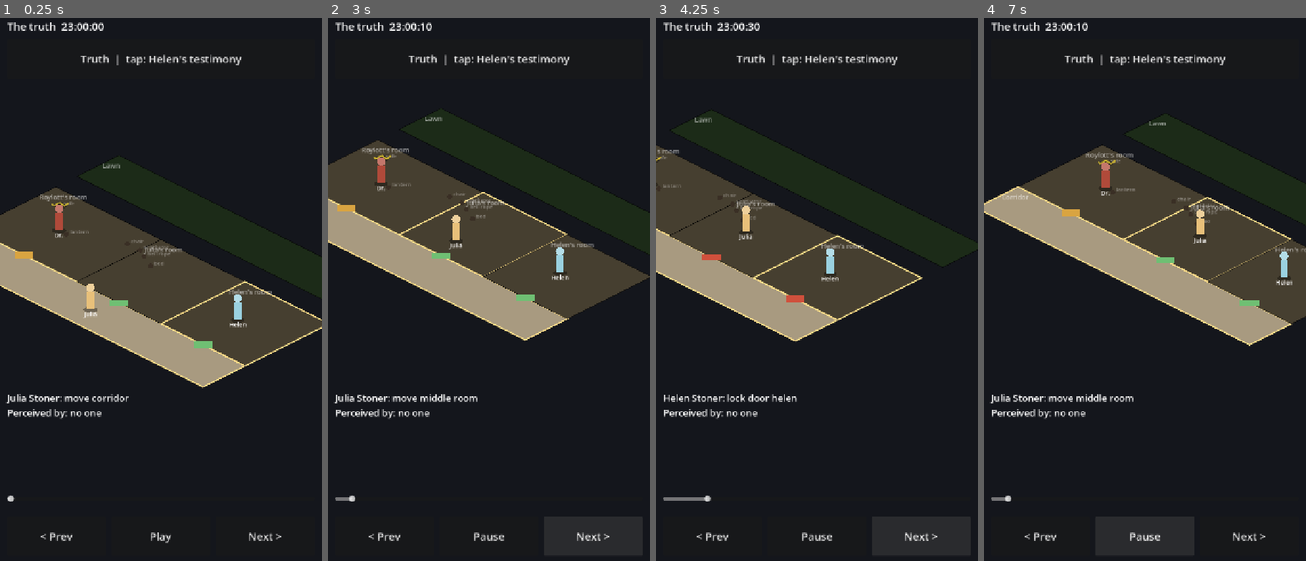
Above: before the commit, frames 1-4 (left to right).
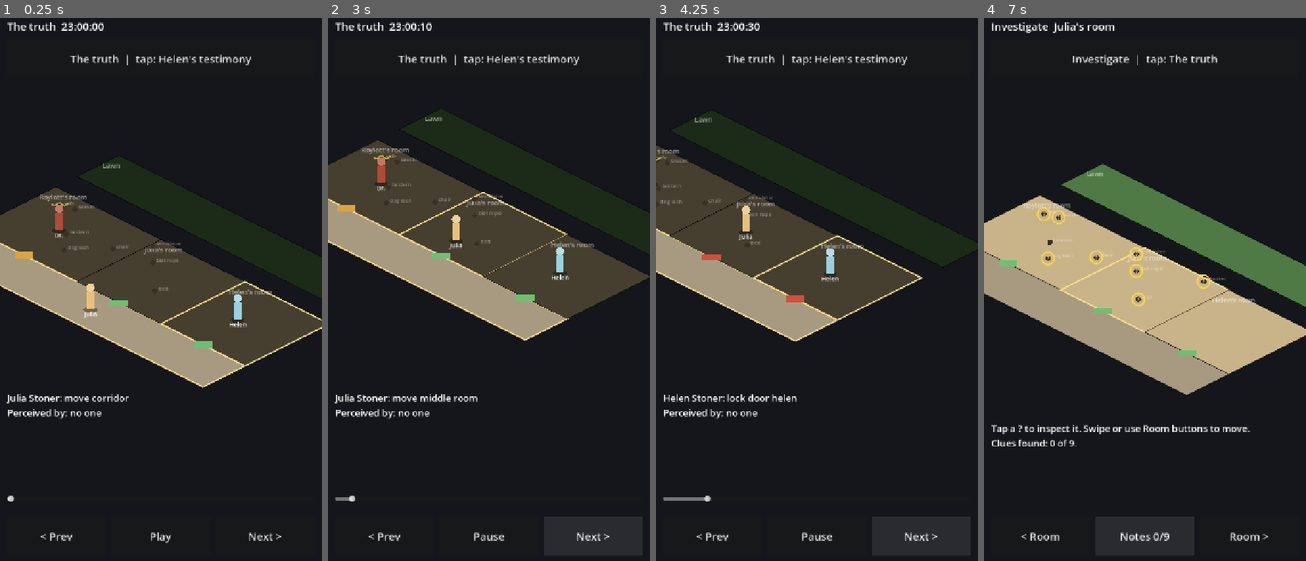
Above: after the commit, the same moments.

Repository: bsmmoon/game-4
Game: Godot game, scene res://main.tscn
The game is run twice, just before and just after one commit, with the same random seed, the same clock (stepped at 60 frames per second) and the same inputs.
Inputs (mouse positions are in pixels of both pictures, inside the frame that each line leads up to):
- Up to frame 1 (0.25 s): no input
- Up to frame 2 (3 s): click "Play" at 0.5 s; click "Pause" at 1.25 s; click "Play" at 2 s; click "Next >" at 2.75 s
- Up to frame 3 (4.25 s): click "Next >" at 3.5 s
- Up to frame 4 (7 s): click (1145, 61) at 4.25 s, where only the run before the commit has a clickable "Truth | tap: Helen's testimony"; click (1145, 61) at 5 s, where only the run before the commit has a clickable "Helen's testimony | tap: truth"; click (1145, 533) at 5.75 s, where only the run after the commit has a clickable "Notes 0/9"; click (1145, 533) at 6.5 s, where only the run after the commit has a clickable "Back"

The runs differ from the first frame. In frame 1, 0.7% of the frame differs, in the area x 21-78%, y 6-51%; in frame 2, 0.7%; in frame 3, 0.7%; in frame 4, 33%, in the area x 0-100%, y 0-97%.

Commit message:
Prototype P4: investigate mode — inspect/test objects for clues, notebook
- case.json: 9 core clues (shutters, vent, dummy rope + pull test, clamped
  bed, boot marks, safe, saucer, dog lash) via objects' inspect/tests
- src/core/investigation.gd: found clues, requires-gating (needs a second
  look), exhausted(), validate() authoring check
- view: third mode with room carousel, tap-to-inspect marks, test button,
  notebook; layout spreads objects for finger-sized taps
- tests cover the investigation core and the validator

Co-Authored-By: Claude Opus 5.5 <noreply@anthropic.com>

Diff:
--- a/cases/speckled-band/case.json
+++ b/cases/speckled-band/case.json
@@ -45,13 +45,24 @@
     { "id": "door_middle", "kind": "door", "states": { "door": "open" } },
     { "id": "door_helen", "kind": "door", "states": { "door": "open" } },
     { "id": "window_roylott", "kind": "window", "states": { "door": "closed" } },
-    { "id": "shutter_middle", "kind": "window", "states": { "door": "locked" } },
+    { "id": "shutter_middle", "kind": "window", "states": { "door": "locked" },
+      "inspect": [ { "clue": "C_shutter_barred", "requires": [] } ] },
     { "id": "window_helen", "kind": "window", "states": { "door": "locked" } },
-    { "id": "ventilator", "kind": "vent", "location": "middle_room" },
-    { "id": "bell_rope", "kind": "rope", "location": "middle_room" },
-    { "id": "bed_middle", "kind": "bed", "location": "middle_room", "states": { "clamped": true } },
-    { "id": "chair_roylott", "kind": "chair", "location": "roylott_room" },
-    { "id": "safe", "kind": "safe", "location": "roylott_room", "states": { "door": "open" } },
+    { "id": "ventilator", "kind": "vent", "location": "middle_room",
+      "inspect": [ { "clue": "C_vent_inner", "requires": [] } ] },
+    { "id": "bell_rope", "kind": "rope", "location": "middle_room",
+      "inspect": [ { "clue": "C_rope_dummy", "requires": [] } ],
+      "tests": [ { "verb": "pull", "emits": [], "reveals": "C_rope_no_bell" } ] },
+    { "id": "bed_middle", "kind": "bed", "location": "middle_room", "states": { "clamped": true },
+      "inspect": [ { "clue": "C_bed_clamped", "requires": [] } ] },
+    { "id": "chair_roylott", "kind": "chair", "location": "roylott_room",
+      "inspect": [ { "clue": "C_chair_marks", "requires": [] } ] },
+    { "id": "safe", "kind": "safe", "location": "roylott_room", "states": { "door": "open" },
+      "inspect": [ { "clue": "C_safe_iron", "requires": [] } ] },
+    { "id": "saucer", "kind": "dish", "location": "roylott_room",
+      "inspect": [ { "clue": "C_saucer_milk", "requires": [] } ] },
+    { "id": "dog_lash", "kind": "whip", "location": "roylott_room",
+      "inspect": [ { "clue": "C_lash_loop", "requires": [] } ] },
     { "id": "lantern", "kind": "lamp", "location": "roylott_room", "states": { "lit": false } }
   ],
   "actors": [
@@ -111,6 +122,26 @@
     { "id": "E23", "t": "d1 03:02:40", "actor": "roylott", "verb": "speak", "target": null, "place": "corridor",
       "emits": [ { "sense": "sound", "loudness": 3, "desc": "sends for the doctor" } ] }
   ],
+  "clues": [
+    { "id": "C_shutter_barred", "text": "The shutters are barred with a heavy iron bar. Nobody could open them from outside.",
+      "source": { "type": "inspect", "object": "shutter_middle" }, "core": true },
+    { "id": "C_vent_inner", "text": "A small ventilator opens into Dr. Roylott's room, not to the outside air. It looks recent.",
+      "source": { "type": "inspect", "object": "ventilator" }, "core": true },
+    { "id": "C_rope_dummy", "text": "The bell-rope is new. It hangs from a hook just above the ventilator and is tied to no wire.",
+      "source": { "type": "inspect", "object": "bell_rope" }, "core": true },
+    { "id": "C_rope_no_bell", "text": "You pull the rope. No bell rings anywhere in the house.",
+      "source": { "type": "test", "object": "bell_rope" }, "core": true },
+    { "id": "C_bed_clamped", "text": "The bed is clamped to the floor, right under the rope. It cannot be moved.",
+      "source": { "type": "inspect", "object": "bed_middle" }, "core": true },
+    { "id": "C_chair_marks", "text": "Boot marks on the seat of the wooden chair under the ventilator. Someone stands on it.",
+      "source": { "type": "inspect", "object": "chair_roylott" }, "core": true },
+    { "id": "C_safe_iron", "text": "A heavy iron safe. Dr. Roylott says it holds only business papers.",
+      "source": { "type": "inspect", "object": "safe" }, "core": true },
+    { "id": "C_saucer_milk", "text": "A saucer of milk on top of the safe. There is no cat in the house.",
+      "source": { "type": "inspect", "object": "saucer" }, "core": true },
+    { "id": "C_lash_loop", "text": "A small dog lash on the bed. Its end is tied into a loop of whipcord.",
+      "source": { "type": "inspect", "object": "dog_lash" }, "core": true }
+  ],
   "testimonies": [
     { "witness": "helen", "topic": "night_of_julias_death",
       "claims": [
--- a/cases/speckled-band/layout.json
+++ b/cases/speckled-band/layout.json
@@ -8,12 +8,15 @@
     "lawn":         { "x": 0, "y": -3, "w": 13, "h": 2 }
   },
   "objects": {
-    "ventilator":    { "x": 5.0, "y": 1.0 },
-    "bell_rope":     { "x": 5.4, "y": 1.2 },
-    "bed_middle":    { "x": 6.0, "y": 1.5 },
-    "chair_roylott": { "x": 4.4, "y": 1.0 },
+    "ventilator":    { "x": 5.1, "y": 0.5 },
+    "bell_rope":     { "x": 5.9, "y": 1.3 },
+    "bed_middle":    { "x": 7.3, "y": 2.6 },
+    "chair_roylott": { "x": 4.3, "y": 1.6 },
     "safe":          { "x": 1.0, "y": 0.8 },
     "lantern":       { "x": 2.5, "y": 2.0 },
+    "saucer":        { "x": 1.5, "y": 0.6 },
+    "dog_lash":      { "x": 3.2, "y": 2.8 },
+    "shutter_middle": { "x": 8.0, "y": 0.2 },
     "door_roylott":  { "x": 2.5, "y": 4.0 },
     "door_middle":   { "x": 7.0, "y": 4.0 },
     "door_helen":    { "x": 11.0, "y": 4.0 }
--- /dev/null
+++ b/src/core/investigation.gd
@@ -0,0 +1,112 @@
+## Present-day investigation: inspecting and testing objects reveals clues.
+## Tracks what the player has found. Pure data, no display code.
+extends RefCounted
+
+var case_data
+var clues: Dictionary = {}   # id -> clue dict
+var found: Array = []        # clue ids, in discovery order
+
+
+func _init(data) -> void:
+	case_data = data
+	for c in data.raw.get("clues", []):
+		clues[c.id] = c
+
+
+## Object ids the player can inspect or test.
+func inspectables() -> Array:
+	var out := []
+	for oid in case_data.objects:
+		var o: Dictionary = case_data.objects[oid]
+		if not o.get("inspect", []).is_empty() or not o.get("tests", []).is_empty():
+			out.append(oid)
+	return out
+
+
+func test_verbs(oid: String) -> Array:
+	var out := []
+	for t in case_data.objects[oid].get("tests", []):
+		out.append(t.verb)
+	return out
+
+
+## Every inspection shows a result (digest rule 1): all clues whose
+## requirements were met before this look come back, each marked new or
+## already known. A gated clue needs a second look.
+func inspect(oid: String) -> Array:
+	var out := []
+	var known := found.duplicate()
+	for entry in case_data.objects[oid].get("inspect", []):
+		if _met(entry.get("requires", []), known):
+			out.append(_reveal(entry.clue))
+	return out
+
+
+## Returns { emits: [...], results: [{clue, new}] }. Emits let the view
+## (and later the perception system) play what the test makes happen.
+func test(oid: String, verb: String) -> Dictionary:
+	for t in case_data.objects[oid].get("tests", []):
+		if t.verb == verb:
+			var results := []
+			if _met(t.get("requires", []), found):
+				results.append(_reveal(t.reveals))
+			return { "emits": t.get("emits", []), "results": results }
+	return { "emits": [], "results": [] }
+
+
+## True once every clue this object can give has been found.
+func exhausted(oid: String) -> bool:
+	var o: Dictionary = case_data.objects[oid]
+	for entry in o.get("inspect", []):
+		if not found.has(entry.clue):
+			return false
+	for t in o.get("tests", []):
+		if not found.has(t.reveals):
+			return false
+	return true
+
+
+func core_total() -> int:
+	return clues.values().filter(func(c): return c.get("core", false)).size()
+
+
+func core_found() -> int:
+	return found.filter(func(id): return clues[id].get("core", false)).size()
+
+
+## Authoring check: every inspect/test points at a real clue, and every
+## inspect/test clue is reachable from the object its source names.
+func validate() -> Array:
+	var errors := []
+	var reachable := {}
+	for oid in case_data.objects:
+		var o: Dictionary = case_data.objects[oid]
+		for entry in o.get("inspect", []):
+			reachable[entry.clue] = [oid, "inspect"]
+		for t in o.get("tests", []):
+			reachable[t.reveals] = [oid, "test"]
+	for id in reachable:
+		if not clues.has(id):
+			errors.append("%s %s reveals unknown clue %s" % [reachable[id][0], reachable[id][1], id])
+	for id in clues:
+		var src: Dictionary = clues[id].get("source", {})
+		if src.get("type") in ["inspect", "test"]:
+			if not reachable.has(id):
+				errors.append("clue %s is never revealed" % id)
+			elif reachable[id] != [src.get("object"), src.type]:
+				errors.append("clue %s source says %s %s, but %s %s reveals it" % [id, src.type, src.get("object"), reachable[id][1], reachable[id][0]])
+	return errors
+
+
+func _met(requires: Array, known: Array) -> bool:
+	for id in requires:
+		if not known.has(id):
+			return false
+	return true
+
+
+func _reveal(id: String) -> Dictionary:
+	var fresh := not found.has(id)
+	if fresh:
+		found.append(id)
+	return { "clue": clues[id], "new": fresh }
--- a/src/view/main.gd
+++ b/src/view/main.gd
@@ -1,26 +1,32 @@
 ## Prototype screen (portrait phone). Asks the core for state and perception,
 ## turns it into a frame for MapView. Two modes: the true night, or Helen's
-## testimony replayed with only what she perceived (guesses as ghosts).
+## testimony replayed with only what she perceived (guesses as ghosts), or the
+## present-day investigation: tap objects to find clues for the notebook.
 extends Control
 
 const CaseData = preload("res://src/core/case_data.gd")
 const Timeline = preload("res://src/core/timeline.gd")
 const Perception = preload("res://src/core/perception.gd")
 const Testimony = preload("res://src/core/testimony.gd")
+const Investigation = preload("res://src/core/investigation.gd")
 const MapView = preload("res://src/view/map_view.gd")
 
 const CASE_DIR := "res://cases/speckled-band/"
 const WITNESS := "helen"
 const PLAY_SECONDS := 1.8
+const MODES := ["truth", "testimony", "investigate"]
+const MODE_NAMES := { "truth": "The truth", "testimony": "Helen's testimony", "investigate": "Investigate" }
+const SEARCH_ROOMS := ["middle_room", "roylott_room"]
 
 var data
 var timeline
 var perception
 var testimony
+var investigation
 var layout: Dictionary = {}
 
-var mode := "truth"   # "truth" | "testimony"
-var steps: Array = [] # truth: event indices; testimony: claim dicts
+var mode := "truth"   # one of MODES
+var steps: Array = [] # truth: event indices; testimony: claim dicts; investigate: room ids
 var step := 0
 var playing := false
 var _play_t := 0.0
@@ -31,6 +37,12 @@
 var slider: HSlider
 var mode_btn: Button
 var play_btn: Button
+var prev_btn: Button
+var next_btn: Button
+var action_btn: Button
+var notebook: Label
+var selected := ""
+var _notes_open := false
 
 
 func _ready() -> void:
@@ -39,6 +51,7 @@
 	timeline = Timeline.new(data)
 	perception = Perception.new(data)
 	testimony = Testimony.new(timeline, perception)
+	investigation = Investigation.new(data)
 	_build_ui()
 	_set_mode("truth")
 
@@ -61,14 +74,22 @@
 	title = _label(24)
 	title.clip_text = true
 	box.add_child(title)
-	mode_btn = _button("", func(): _set_mode("testimony" if mode == "truth" else "truth"))
+	mode_btn = _button("", func(): _set_mode(MODES[(MODES.find(mode) + 1) % MODES.size()]))
 	box.add_child(mode_btn)
 
 	map = MapView.new()
 	map.layout = layout
 	map.size_flags_vertical = Control.SIZE_EXPAND_FILL
 	map.swiped.connect(_go)
+	map.tapped_object.connect(_inspect)
 	box.add_child(map)
+
+	notebook = _label(21)
+	notebook.autowrap_mode = TextServer.AUTOWRAP_WORD_SMART
+	notebook.size_flags_vertical = Control.SIZE_EXPAND_FILL
+	notebook.vertical_alignment = VERTICAL_ALIGNMENT_TOP
+	notebook.visible = false
+	box.add_child(notebook)
 
 	caption = _label(21)
 	caption.autowrap_mode = TextServer.AUTOWRAP_WORD_SMART
@@ -81,13 +102,17 @@
 	slider.step = 1
 	slider.value_changed.connect(func(v): _show(int(v)))
 	box.add_child(slider)
+	action_btn = _button("", _test_selected)
+	box.add_child(action_btn)
 
 	var row := HBoxContainer.new()
 	row.add_theme_constant_override("separation", 12)
-	row.add_child(_button("< Prev", func(): _go(-1)))
-	play_btn = _button("Play", _toggle_play)
+	prev_btn = _button("", func(): _go(-1))
+	row.add_child(prev_btn)
+	play_btn = _button("", _middle_pressed)
 	row.add_child(play_btn)
-	row.add_child(_button("Next >", func(): _go(1)))
+	next_btn = _button("", func(): _go(1))
+	row.add_child(next_btn)
 	box.add_child(row)
 
 
@@ -112,15 +137,26 @@
 
 func _set_mode(m: String) -> void:
 	mode = m
+	if playing:
+		_toggle_play()
 	steps.clear()
+	_notes_open = false
+	selected = ""
 	if mode == "truth":
 		for i in timeline.size():
 			steps.append(i)
-		mode_btn.text = "Truth  |  tap: Helen's testimony"
-	else:
+	elif mode == "testimony":
 		var t: Dictionary = _testimony_of(WITNESS)
 		steps = t.claims.duplicate()
-		mode_btn.text = "Helen's testimony  |  tap: truth"
+	else:
+		steps = SEARCH_ROOMS.duplicate()
+	var next: String = MODES[(MODES.find(mode) + 1) % MODES.size()]
+	mode_btn.text = "%s  |  tap: %s" % [MODE_NAMES[mode], MODE_NAMES[next]]
+	var searching := mode == "investigate"
+	slider.visible = not searching
+	prev_btn.text = "< Room" if searching else "< Prev"
+	next_btn.text = "Room >" if searching else "Next >"
+	play_btn.text = "Play"
 	slider.max_value = steps.size() - 1
 	step = -1
 	slider.set_value_no_signal(0)
@@ -128,7 +164,21 @@
 
 
 func _go(dir: int) -> void:
+	if mode == "investigate":
+		_notes_open = false
+		selected = ""
+		step = -1 if steps.size() > 1 else step
+		_show(posmod(steps.find(_room_shown) + dir, steps.size()))
+		return
 	_show(clamp(step + dir, 0, steps.size() - 1))
+
+
+func _middle_pressed() -> void:
+	if mode == "investigate":
+		_notes_open = not _notes_open
+		_show_room(_room_shown)
+	else:
+		_toggle_play()
 
 
 func _toggle_play() -> void:
@@ -158,8 +208,19 @@
 	slider.set_value_no_signal(i)
 	if mode == "truth":
 		_show_truth(steps[i])
+	elif mode == "testimony":
+		_show_claim(steps[i])
 	else:
-		_show_claim(steps[i])
+		_show_room(steps[i])
+	_layout_for_mode()
+
+
+func _layout_for_mode() -> void:
+	var searching := mode == "investigate"
+	map.visible = not (searching and _notes_open)
+	notebook.visible = searching and _notes_open
+	action_btn.visible = searching and selected != "" and not _notes_open \
+		and not investigation.test_verbs(selected).is_empty()
 
 
 # --- frames ---------------------------------------------------------------
@@ -212,6 +273,90 @@
 		caption.text = "Helen: \"%s\"\nBasis: %s. She never perceived this; the ghost is her theory." % [c.as, basis]
 	title.text = "Helen's testimony  %s" % t
 	map.set_frame(f)
+
+
+# --- investigation ----------------------------------------------------------
+
+var _room_shown := ""
+var _result := ""   # caption for the last inspect/test
+
+
+## Present day: every room known and lit, no one around, inspectable
+## objects marked "?" until all their clues are found.
+func _show_room(room: String) -> void:
+	if room != _room_shown:
+		_result = ""
+	_room_shown = room
+	var last = timeline.state_after(timeline.size() - 1)
+	var f := { "rooms": {}, "doors": {}, "actors": [], "bubbles": [], "marks": {},
+		"objects": data.objects.keys(), "center": _spot(room), "selected": selected }
+	for id in layout.rooms:
+		f.rooms[id] = { "lit": true, "known": true, "focus": id == room, "name": data.locations[id].name }
+	for oid in last.objects:
+		if last.objects[oid].has("door") and oid.begins_with("door_"):
+			f.doors[oid] = last.objects[oid].door
+	for oid in investigation.inspectables():
+		f.marks[oid] = "done" if investigation.exhausted(oid) else "todo"
+	if selected != "" and _bubble != "":
+		f.bubbles.append({ "tile": Vector2(layout.objects[selected].x, layout.objects[selected].y),
+			"text": _bubble, "kind": "thought" })
+	var n: int = investigation.core_found()
+	var total: int = investigation.core_total()
+	title.text = "Investigate  %s" % data.locations[room].name
+	play_btn.text = "Back" if _notes_open else "Notes %d/%d" % [n, total]
+	caption.text = _result if _result != "" else "Tap a ? to inspect it. Swipe or use Room buttons to move.\nClues found: %d of %d." % [n, total]
+	notebook.text = _notebook_text()
+	if selected != "":
+		var verbs: Array = investigation.test_verbs(selected)
+		if not verbs.is_empty():
+			action_btn.text = "%s the %s" % [verbs[0].capitalize(), _object_name(selected)]
+	map.set_frame(f)
+	_layout_for_mode()
+
+
+var _bubble := ""
+
+
+func _inspect(oid: String) -> void:
+	if mode != "investigate":
+		return
+	selected = oid
+	var results: Array = investigation.inspect(oid)
+	_bubble = "!" if results.any(func(r): return r.new) else "..."
+	_result = _results_text(_object_name(oid).capitalize(), results)
+	_show_room(_room_shown)
+
+
+func _test_selected() -> void:
+	if selected == "":
+		return
+	var verb: String = investigation.test_verbs(selected)[0]
+	var t: Dictionary = investigation.test(selected, verb)
+	_bubble = "(no sound)" if t.emits.is_empty() else ", ".join(t.emits.map(func(e): return e.desc))
+	_result = _results_text("%s the %s" % [verb.capitalize(), _object_name(selected)], t.results)
+	_show_room(_room_shown)
+
+
+func _results_text(head: String, results: Array) -> String:
+	if results.is_empty():
+		return head + "\nNothing more to learn here yet."
+	var lines := [head]
+	for r in results:
+		lines.append(("NEW: " if r.new else "") + r.clue.text)
+	return "\n".join(lines)
+
+
+func _notebook_text() -> String:
+	if investigation.found.is_empty():
+		return "Notebook\n\nNo clues yet. Inspect the objects marked ?."
+	var lines := ["Notebook  (%d of %d)" % [investigation.core_found(), investigation.core_total()], ""]
+	for id in investigation.found:
+		lines.append("- " + investigation.clues[id].text)
+	return "\n".join(lines)
+
+
+func _object_name(oid: String) -> String:
+	return oid.replace("_middle", "").replace("_roylott", "").replace("_", " ")
 
 
 ## Rooms, doors and puppets for a state. With a witness, only the witness's
--- a/src/view/map_view.gd
+++ b/src/view/map_view.gd
@@ -3,6 +3,7 @@
 extends Control
 
 signal swiped(dir: int)
+signal tapped_object(oid: String)
 
 const DOOR_COLORS := { "open": Color("#6fbf73"), "closed": Color("#d9a441"), "locked": Color("#d0503c") }
 const BUBBLE_COLORS := { "sound": Color("#fff6d8"), "speech": Color("#ffffff"), "light": Color("#fff3a0"), "smell": Color("#e2d6f5"), "thought": Color("#d8d8e8") }
@@ -10,7 +11,8 @@
 var layout: Dictionary = {}
 ## frame = { rooms: {id: {lit, known, focus}}, doors: {id: state},
 ##           actors: [{id, tile, pose, alpha, label}], bubbles: [{tile, text, kind}],
-##           objects: [ids to draw] (optional), center: tile the camera follows }
+##           objects: [ids to draw] (optional), center: tile the camera follows,
+##           marks: {oid: "todo"|"done"} tappable objects (optional), selected: oid }
 var frame: Dictionary = {}
 
 const ZOOM := 1.6      # camera zoom over "whole house fits the width"
@@ -105,6 +107,9 @@
 	for oid in layout.objects:
 		if not oid.begins_with("door_") and visible_objects.has(oid):
 			_draw_object(oid, layout.objects[oid])
+	for oid in frame.get("marks", {}):
+		if layout.objects.has(oid):
+			_draw_mark(layout.objects[oid], frame.marks[oid], frame.get("selected", "") == oid)
 	for oid in frame.get("doors", {}):
 		if layout.objects.has(oid):
 			_draw_door(layout.objects[oid], frame.doors[oid])
@@ -146,6 +151,17 @@
 	draw_circle(s, _k * 0.06, Color("#3a2f25"))
 	draw_string(_font, s + Vector2(_k * 0.08, -_k * 0.02), oid.replace("_", " ").replace(" middle", "").replace(" roylott", ""),
 		HORIZONTAL_ALIGNMENT_LEFT, -1, 12, Color(1, 1, 1, 0.4))
+
+
+func _draw_mark(o: Dictionary, mark: String, selected: bool) -> void:
+	var s := iso(Vector2(o.x, o.y))
+	var r: float = max(14.0, _k * 0.12)
+	var col := Color("#6fbf73") if mark == "done" else Color("#ffd84a")
+	if selected:
+		draw_circle(s, r * 1.5, Color(col, 0.3))
+	draw_arc(s, r, 0, TAU, 24, col, 3.0, true)
+	var glyph := "ok" if mark == "done" else "?"
+	draw_string(_font, s + Vector2(-r, r * 0.35), glyph, HORIZONTAL_ALIGNMENT_CENTER, r * 2, int(r), col)
 
 
 func _draw_door(o: Dictionary, state: String) -> void:
--- a/tests/screenshots.gd
+++ b/tests/screenshots.gd
@@ -1,5 +1,5 @@
 extends SceneTree
-# Dev helper: screenshots of a few steps in both modes, saved to /tmp.
+# Dev helper: screenshots of a few steps in each mode, saved to /tmp.
 # Run (needs a display): godot --path . --disable-vsync --fixed-fps 30 -s tests/screenshots.gd
 func _initialize():
 	var m = load("res://main.tscn").instantiate()
@@ -9,7 +9,23 @@
 		if m.mode != spec[0]:
 			m._set_mode(spec[0])
 		m._show(spec[1])
-		for i in 40:
-			await process_frame
-		root.get_texture().get_image().save_png("/tmp/g4_%s_%d.png" % spec)
+		await _shot(m, "%s_%d" % spec)
+	m._set_mode("investigate")
+	await _shot(m, "inv_0")
+	m._inspect("bell_rope")
+	await _shot(m, "inv_rope")
+	m._test_selected()
+	await _shot(m, "inv_pull")
+	m._go(1)
+	for oid in ["chair_roylott", "saucer"]:
+		m._inspect(oid)
+	await _shot(m, "inv_roylott")
+	m._middle_pressed()
+	await _shot(m, "inv_notes")
 	quit()
+
+
+func _shot(_m, name: String) -> void:
+	for i in 40:
+		await process_frame
+	root.get_texture().get_image().save_png("/tmp/g4_%s.png" % name)
--- a/tests/test_core.gd
+++ b/tests/test_core.gd
@@ -5,6 +5,7 @@
 const Timeline = preload("res://src/core/timeline.gd")
 const Perception = preload("res://src/core/perception.gd")
 const Testimony = preload("res://src/core/testimony.gd")
+const Investigation = preload("res://src/core/investigation.gd")
 
 var failures := 0
 
@@ -39,6 +40,32 @@
 	var bad = {"witness": "helen", "claims": [{"event": "E09", "basis": "perceived", "as": "I heard a hiss."}]}
 	_eq(tm.check(bad).size(), 1, "checker rejects an impossible claim")
 
+	var inv = Investigation.new(data)
+	_eq(inv.validate(), [], "clue data is consistent")
+	_eq(inv.inspectables().size(), 8, "eight inspectable objects")
+	_eq(inv.core_total(), 9, "nine core clues")
+	var r: Array = inv.inspect("bell_rope")
+	_eq(r.size(), 1, "rope gives one inspect clue")
+	_true(r[0].new and r[0].clue.id == "C_rope_dummy", "rope inspect reveals the dummy rope")
+	_true(not inv.inspect("bell_rope")[0].new, "second inspect shows the clue again, not new")
+	_true(not inv.exhausted("bell_rope"), "rope still has a test to try")
+	_eq(inv.test_verbs("bell_rope"), ["pull"], "rope can be pulled")
+	var t: Dictionary = inv.test("bell_rope", "pull")
+	_eq(t.results[0].clue.id, "C_rope_no_bell", "pulling the rope: no bell")
+	_true(inv.exhausted("bell_rope"), "rope exhausted after inspect + test")
+	_eq(inv.core_found(), 2, "two clues found")
+	_eq(inv.test("bell_rope", "kick").results, [], "unknown test gives nothing")
+
+	var gated = CaseData.new()
+	gated._index({ "objects": [{ "id": "box", "inspect": [{ "clue": "A", "requires": [] }, { "clue": "B", "requires": ["A"] }] }],
+		"clues": [{ "id": "A", "text": "a", "source": { "type": "inspect", "object": "box" } },
+			{ "id": "B", "text": "b", "source": { "type": "inspect", "object": "box" } },
+			{ "id": "C", "text": "c", "source": { "type": "inspect", "object": "jar" } }] })
+	var gi = Investigation.new(gated)
+	_eq(gi.inspect("box").size(), 1, "gated clue hidden until its requirement is found")
+	_eq(gi.inspect("box").size(), 2, "gated clue shows once requirement found")
+	_eq(gi.validate().size(), 1, "validator catches an unreachable clue")
+
 	print("FAILURES: %d" % failures if failures else "ALL TESTS PASSED")
 	quit(1 if failures else 0)
 
Not shown, added: src/core/investigation.gd.uid
